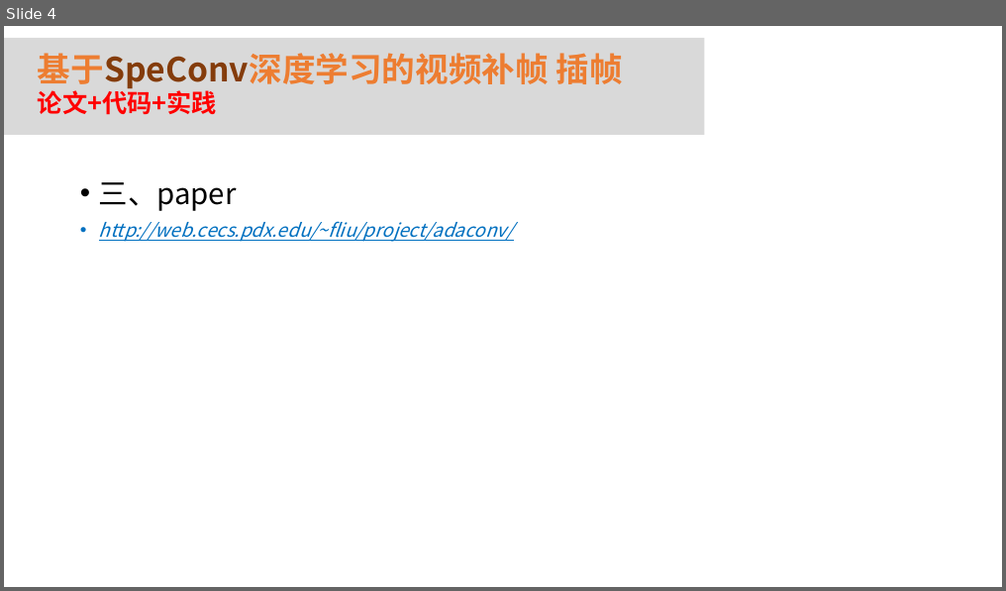
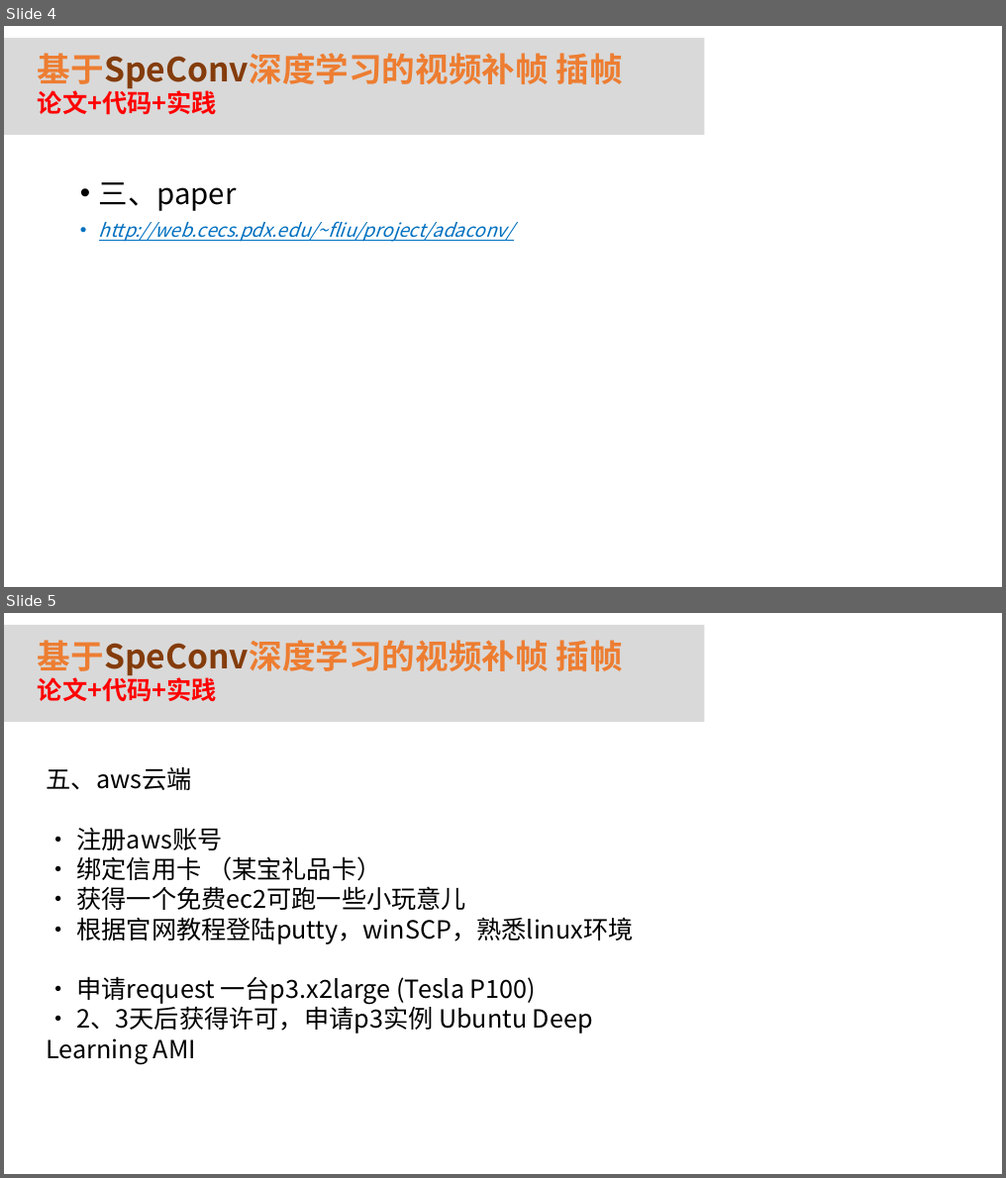
Before and after one commit to youyuge34/sepconv_video, a slide deck: AdaConv.pptx. Shown one above the other, each under a label of ours: slide 4 before the commit, slides 4 and 5 after it. The pictures are 1006x591 and 1006x1178 pixels, drawn with LibreOffice and Linux fonts; fonts in the diff are those of the drawing. Boxes give left, top, right and bottom in pixels: in the first picture for what was removed or moved away, otherwise in the second. Text is boxed around its words. In the diff, an @@ line names an element or a change of style, - is before the commit and + after.

Commit message:
update the ppt

```diff
--- a/AdaConv.pptx
+++ b/AdaConv.pptx
@@ slide 5 added at [4,613,1002,1174], background #FFFFFF @@
@@ rectangle added at [4,625,705,722], fill #D9D9D9 @@
@@ text added at [38,640,623,702], 32 pt, text #ED7D31, bold @@
+基于SpeConv深度学习的视频补帧 插帧
+论文+代码+实践
@@ text added at [47,767,633,1065], 24 pt, text #000000 @@
+五、aws云端
+· 注册aws账号
+· 绑定信用卡 （某宝礼品卡）
+· 获得一个免费ec2可跑一些小玩意儿
+· 根据官网教程登陆putty，winSCP，熟悉linux环境
+· 申请request 一台p3.x2large (Tesla P100)
+· 2、3天后获得许可，申请p3实例 Ubuntu Deep Learning AMI
```
Also in this commit, not shown: 2 other slides added.
